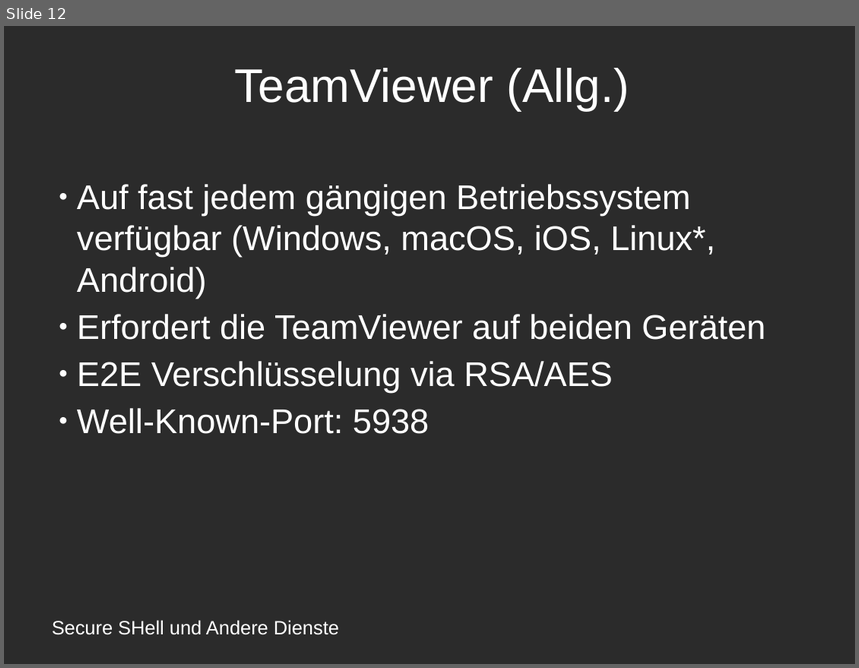
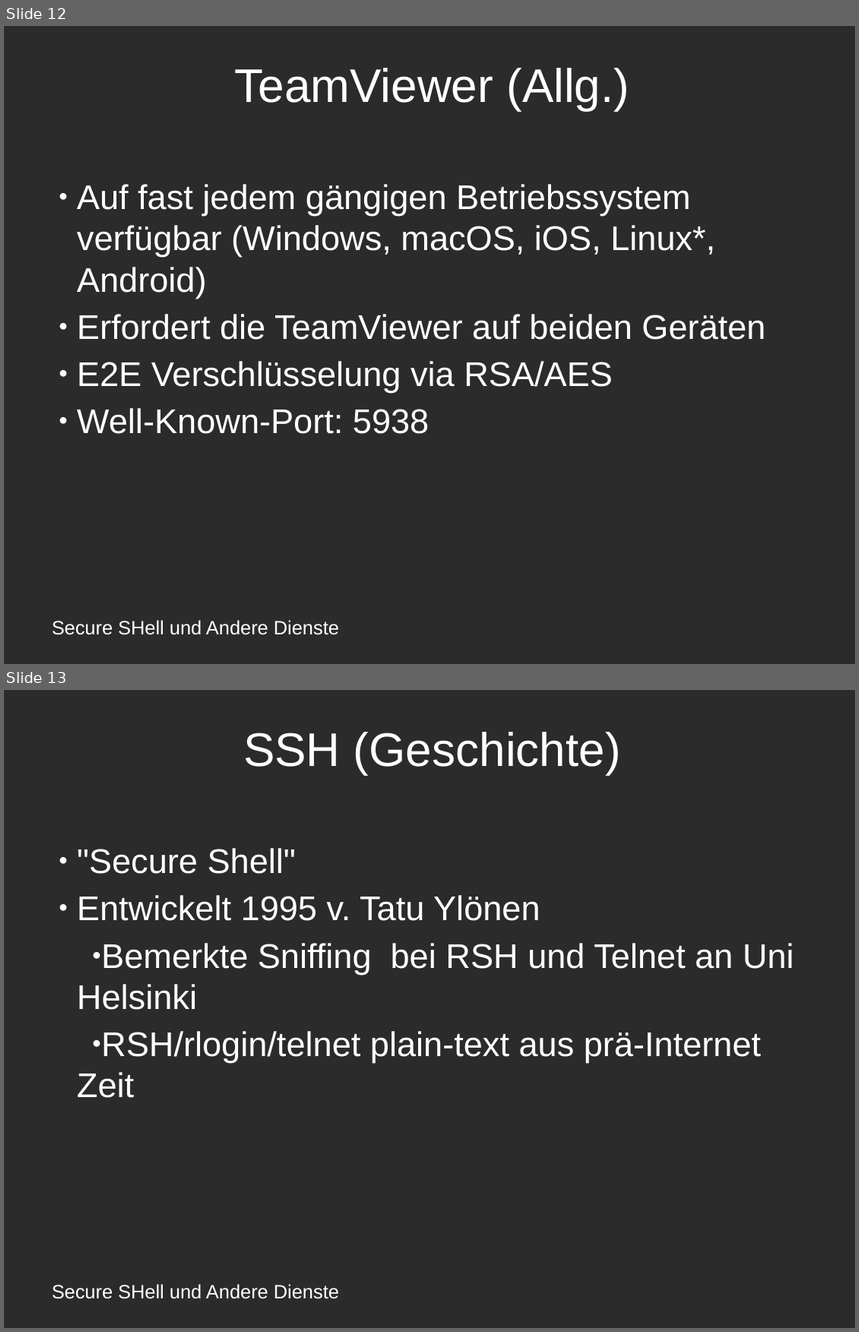
Before and after one commit to amlispolska/SSH-Projekt, a slide deck: ssh-presentation.odp. Shown one above the other, each under a label of ours: slide 12 before the commit, slides 12 and 13 after it. The pictures are 859x668 and 859x1332 pixels, drawn with LibreOffice and Linux fonts; fonts in the diff are those of the drawing; background and template pictures are left out; a plain dark background stands for a picture behind light text. Boxes give left, top, right and bottom in pixels: in the first picture for what was removed or moved away, otherwise in the second. Text is boxed around its words. In the diff, an @@ line names an element or a change of style, - is before the commit and + after.

Commit message:
Umformatierung und mehr SSH Informationen
Es kommen mehr Informationen zum SSH-Dienst sowie dem SSH-Protokoll
selbst zusammen. Außerdem wurde in der Präsentation mit SSH begonnen.

Es ist Stand jetzt immernoch unklar, was für ein verschissenes Hands-On
gemacht werden soll.

Vielleicht sollten wir alle einfach ein paar Docker-Container geben und
alle ALLES machen lassen, so weit wie die Leute halt kommen, vielleicht
heult Hr. Kekheit dann nicht mehr rum.

Ich weiß nicht was schlimmer ist, ein Fauler Lehrer, der ein Paar
Aufgaben gibt, und den Rest des Tages mit den Füßen auf dem Pult die
verfickte Bild-Zeitung liest, oder so ein Duracell-Häßchen aus der
Hölle, der viel zu wenig ausgelastet ist und viel zu viel Kaffee trinkt
und zwischendurch auf die bescheuertsten und undurchdachten Ideen kommt...

TL;DR: sudo pacman -R berufsschule

```diff
--- a/ssh-presentation.odp
+++ b/ssh-presentation.odp
@@ slide 13 added at box(4, 690, 855, 1328), background picture (left out) @@
@@ title added at box(243, 732, 621, 775), 44 pt, text #FFFFFF @@
+SSH (Geschichte)
@@ subtitle added at box(77, 848, 794, 1098), 32 pt, text #FFFFFF @@
+● "Secure Shell"
+● Entwickelt 1995 v. Tatu Ylönen
+  ● Bemerkte Sniffing bei RSH und Telnet an Uni Helsinki
+  ● RSH/rlogin/telnet plain-text aus prä-Internet Zeit
@@ text added at box(52, 1284, 339, 1300), 18 pt, text #FFFFFF @@
+Secure SHell und Andere Dienste
```
Also in this commit, not shown: 1 slide changed, 1 other file.
